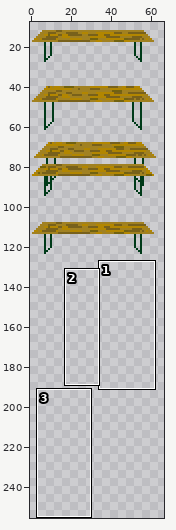
Edited in one commit: sprite sheet (Zapf_Uni_Greifswald/tilesets/tileset_Tristan_2.png). The first picture is a wide view before the edit; the outline marks the close-up.
Close-up. Before the edit:
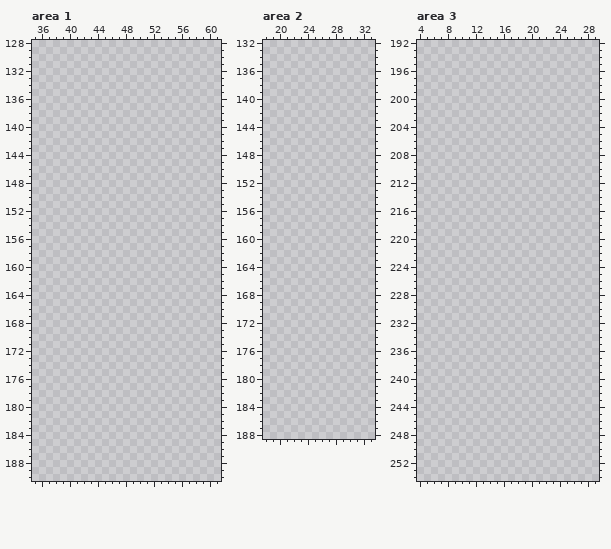
The file is 256x256 pixels. Shown: area 1: x 35..61, y 128..190; area 2: x 18..33, y 132..188; area 3: x 4..29, y 192..254. The wide view leaves out empty margins. The commit also changed other parts of the picture, which this record leaves out.
Palette (. is transparent): 
After the commit:
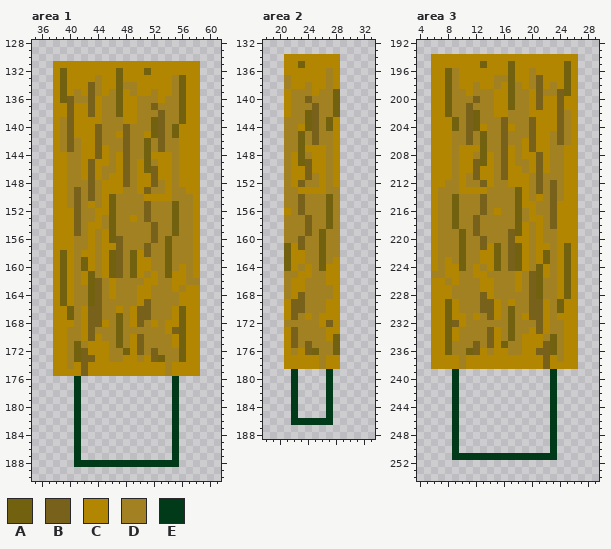
Colours new in this view: A #72620f  B #78611b  C #b28600  D #a18121  E #003a19
Difference:
Area 1:
y 131: x 38..58 ..................... -> CCCCCCCCCCCCCCCCCCCCC
y 132: x 38..58 ..................... -> CACCCCCCCACCCACCCCCCC
y 133: x 38..58 ..................... -> CACCCCDCCACCCCCCCDACC
y 134: x 38..58 ..................... -> CACCCBDCCADDCCCCCDACC
y 135: x 38..58 ..................... -> CACDCBDCDACDCCDCCDACC
y 136: x 38..58 ..................... -> CABDDBCDDACCDDDCDDACC
y 137: x 38..58 ..................... -> CCBCCBCDDACCDDBDDDACC
y 138: x 38..58 ..................... -> CCBCCBCDDACCDDDBDDACC
y 139: x 38..58 ..................... -> CDBCCCCDDDCCDDABDDACC
y 140: x 38..58 ..................... -> CDBCCCBDDDBDDDABDACCC
y 141: x 38..58 ..................... -> CDBCCCBDDCBDDCABDACCC
y 142: x 38..58 ..................... -> CDBDCCBDDDBDDADBDDCCC
y 143: x 38..58 ..................... -> CDBDCCBCDDBDDADBDDCCC
y 144: x 38..58 ..................... -> CCDDCCBCDCBDDACCCDCCC
y 145: x 38..58 ..................... -> CCDDCBCCDCBDCADCCDCCC
y 146: x 38..58 ..................... -> CCDDCBCDDCBDCABCCDCCC
y 147: x 38..58 ..................... -> CCDDCBCDCCBDCCBCCDCCC
y 148: x 38..58 ..................... -> CCDDDBDCCCBDCCBDCDCCC
y 149: x 38..58 ..................... -> CCDBDBDCCCDDCBDDCDDCC
y 150: x 38..58 ..................... -> CCDBDBDCADDDDCCCCDDDC
y 151: x 38..58 ..................... -> CCDBDCDCADDDDBDDDADDC
y 152: x 38..58 ..................... -> CCCBDDCCADDDDBDDDADDC
y 153: x 38..58 ..................... -> CCCBDDCDADDCDBDDDADDC
y 154: x 38..58 ..................... -> CCCBDCCDADDDDDBDDADDC
y 155: x 38..58 ..................... -> CCCBDCDCADDDDDBDDADDC
y 156: x 38..58 ..................... -> CCCDDCDCABDDDDBDADDDC
y 157: x 38..58 ..................... -> CCCDDCDCCBDDDBDDADDDC
y 158: x 38..58 ..................... -> CACDCCDCABDACBDDADDDC
y 159: x 38..58 ..................... -> CACDACDCABDACCDDADDDC
y 160: x 38..58 ..................... -> CACDACDCABDACCDDADCDC
y 161: x 38..58 ..................... -> CACDCADCABDACDCDACCDC
y 162: x 38..58 ..................... -> CACDCABDCDDDDCCDDCCDD
y 163: x 38..58 ..................... -> CACDDABDCDDDCCDDDCDCC
y 164: x 38..58 ..................... -> CACDDABDCDDDCCDDDDCCC
y 165: x 38..58 ..................... -> CACDDABDDDDDCBDDDDCCC
y 166: x 38..58 ..................... -> CCADCBBDDCDCBBDDDCACC
y 167: x 38..58 ..................... -> CCADCBBDDADCBBDDDCACC
y 168: x 38..58 ..................... -> CCCDCBBCDADCBDCDCCACC
y 169: x 38..58 ..................... -> CCDDCBDDDADDDDDDCBACC
y 170: x 38..58 ..................... -> CCDDCBCDDADCBDDDDCACC
y 171: x 38..58 ..................... -> CCDADCCCDADCBDDDDCACC
y 172: x 38..58 ..................... -> CCDABCCCDDACBDBDDDACC
y 173: x 38..58 ..................... -> CCDABBCCDDCCDCBADDACC
y 174: x 38..58 ..................... -> CCDCBCCCCCCCCCCCDCCCC
y 175: x 38..58 ..................... -> CCCCBCCCCCCCCCCCDCCCC
y 176..187: x 41 . -> E; x 55 . -> E
y 188: x 41..55 ............... -> EEEEEEEEEEEEEEE
Area 2:
y 134: x 21..28 ........ -> CCCCCCCC
y 135: x 21..28 ........ -> CCACCCCC
y 136: x 21..28 ........ -> CCCCCCDC
y 137: x 21..28 ........ -> DCCCCCDC
y 138: x 21..28 ........ -> DCCDCCDC
y 139: x 21..28 ........ -> CDDDCDDA
y 140: x 21..28 ........ -> CDDBDDDA
y 141: x 21..28 ........ -> CDDDBDDA
y 142: x 21..28 ........ -> CDDABDDA
y 143: x 21..28 ........ -> DDDABDAC
y 144: x 21..28 ........ -> DDCABDAC
y 145..146: x 21..28 ........ -> DDADBDDC
y 147: x 21..28 ........ -> DDACCCDC
y 148: x 21..28 ........ -> DCADCCDC
y 149: x 21..28 ........ -> DCABCCDC
y 150: x 21..28 ........ -> DCCBCCDC
y 151: x 21..28 ........ -> DCCBDCDC
y 152: x 21..28 ........ -> DCBDDCDC
y 153: x 21..28 ........ -> DDCCCCDD
y 154..155: x 21..28 ........ -> DDBDDDAD
y 156: x 21..28 ........ -> CDBDDDAD
y 157..158: x 21..28 ........ -> DDDBDDAD
y 159: x 21..28 ........ -> DDDBDADD
y 160: x 21..28 ........ -> DDBDDADD
y 161: x 21..28 ........ -> ACBDDADD
y 162: x 21..28 ........ -> ACCDDADD
y 163: x 21..28 ........ -> ACCDDADC
y 164: x 21..28 ........ -> ACDCDACC
y 165: x 21..28 ........ -> DDCCDDCC
y 166: x 21..28 ........ -> DCCDDDCC
y 167: x 21..28 ........ -> DCCDDDDC
y 168: x 21..28 ........ -> DCBDDDDC
y 169..170: x 21..28 ........ -> CBBDDDCC
y 171: x 21..28 ........ -> CBDCDCCC
y 172: x 21..28 ........ -> DDDDDCBC
y 173: x 21..28 ........ -> CBDDDDCC
y 174: x 21..28 ........ -> CBDDDDCA
y 175: x 21..28 ........ -> CBDBDDDA
y 176: x 21..28 ........ -> CDCBADDA
y 177..178: x 21..28 ........ -> CCCCCDCC
y 179..185: x 22 . -> E; x 27 . -> E
y 186: x 22..27 ...... -> EEEEEE
Area 3:
y 194: x 6..26 ..................... -> CCCCCCCCCCCCCCCCCCCCC
y 195: x 6..26 ..................... -> CCCCCCCACCCACCCCCCCAC
y 196: x 6..26 ..................... -> CCADCCCCCCCACCDCCCCAC
y 197: x 6..26 ..................... -> CCADCCCCCDDACCDBCCCAC
y 198: x 6..26 ..................... -> CCADCCDCCDCADCDBCDCAC
y 199: x 6..26 ..................... -> CCADDCDDDCCADDCBDDBAC
y 200: x 6..26 ..................... -> CCADDDBDDCCADDCBCCBCC
y 201: x 6..26 ..................... -> CCADDBDDDCCADDCBCCBCC
y 202: x 6..26 ..................... -> CCADDBADDCCDDDCCCCBDC
y 203: x 6..26 ..................... -> CCCADBADDDBDDDBCCCBDC
y 204: x 6..26 ..................... -> CCCADBACDDBCDDBCCCBDC
y 205: x 6..26 ..................... -> CCCDDBDADDBDDDBCCDBDC
y 206: x 6..26 ..................... -> CCCDDBDADDBDDCBCCDBDC
y 207: x 6..26 ..................... -> CCCDCCCADDBCDCBCCDDCC
y 208: x 6..26 ..................... -> CCCDCCDACDBCDCCBCDDCC
y 209: x 6..26 ..................... -> CCCDCCBACDBCDDCBCDDCC
y 210: x 6..26 ..................... -> CCCDCCBCCDBCCDCBCDDCC
y 211: x 6..26 ..................... -> CCCDCDBCCDBCCCDBDDDCC
y 212: x 6..26 ..................... -> CCDDCDDBCDDCCCDBDBDCC
y 213: x 6..26 ..................... -> CDDDCCCCDDDDACDBDBDCC
y 214: x 6..26 ..................... -> CDDADDDBDDDDACDCDBDCC
y 215: x 6..26 ..................... -> CDDADDDBDDDDACCDDBCCC
y 216: x 6..26 ..................... -> CDDADDDBDCDDADCDDBCCC
y 217: x 6..26 ..................... -> CDDADDBDDDDDADCCDBCCC
y 218: x 6..26 ..................... -> CDDADDBDDDDDACDCDBCCC
y 219: x 6..26 ..................... -> CDDDADBDDDDBACDCDDCCC
y 220: x 6..26 ..................... -> CDDDADDBDDDBCCDCDDCCC
y 221: x 6..26 ..................... -> CDDDADDBCADBACDCCDCAC
y 222: x 6..26 ..................... -> CDDDADDCCADBACDCADCAC
y 223: x 6..26 ..................... -> CDCDADDCCADBACDCADCAC
y 224: x 6..26 ..................... -> CDCCADCDCADBACDACDCAC
y 225: x 6..26 ..................... -> DDCCDDCCDDDDCDBACDCAC
y 226: x 6..26 ..................... -> CCDCDDDCCDDDCDBADDCAC
y 227: x 6..26 ..................... -> CCCDDDDCCDDDCDBADDCAC
y 228: x 6..26 ..................... -> CCCDDDDBCDDDDDBADDCAC
y 229: x 6..26 ..................... -> CCACDDDBBCDCDDBBCDACC
y 230: x 6..26 ..................... -> CCACDDDBBCDADDBBCDACC
y 231: x 6..26 ..................... -> CCACCDCDBCDADCBBCDCCC
y 232: x 6..26 ..................... -> CCABCDDDDDDADDDBCDDCC
y 233: x 6..26 ..................... -> CCACDDDDBCDADDCBCDDCC
y 234: x 6..26 ..................... -> CCACDDDDBCDADCCCDADCC
y 235: x 6..26 ..................... -> CCADDDBDBCADDCCCBADCC
y 236: x 6..26 ..................... -> CCADDABCDCCDDCCBBADCC
y 237: x 6..26 ..................... -> CCCCDCCCCCCCCCCCBCDCC
y 238: x 6..26 ..................... -> CCCCDCCCCCCCCCCCBCCCC
y 239..250: x 9 . -> E; x 23 . -> E
y 251: x 9..23 ............... -> EEEEEEEEEEEEEEE
Where, in picture pixels (left, top, right, bottom), the same in both close-ups:
added: (53, 61, 200, 467)
added: (284, 54, 340, 425)
added: (431, 54, 578, 460)
